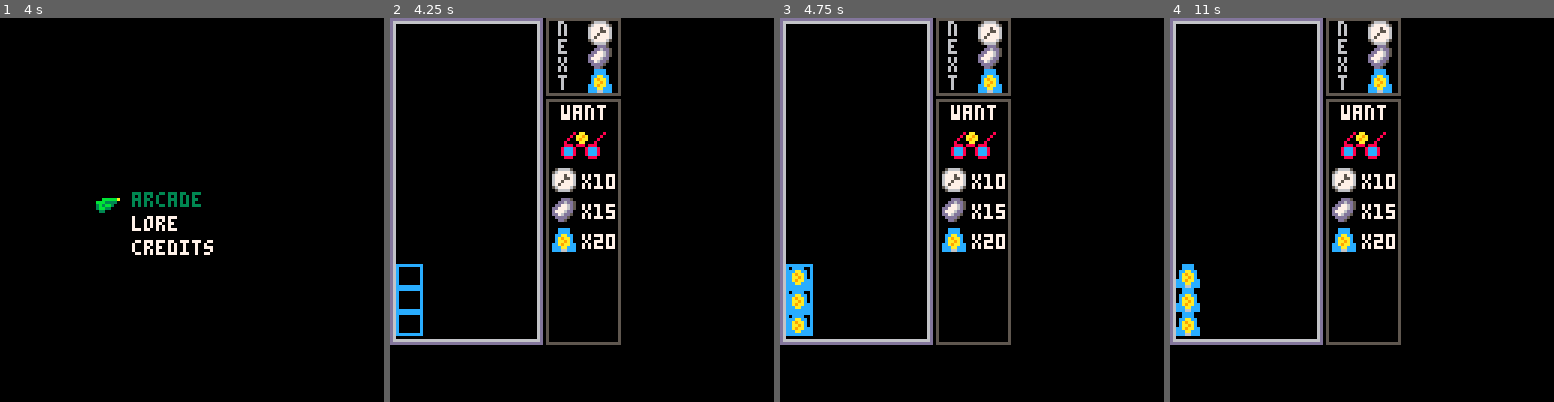
Above: before the commit, frames 1-4 (left to right).
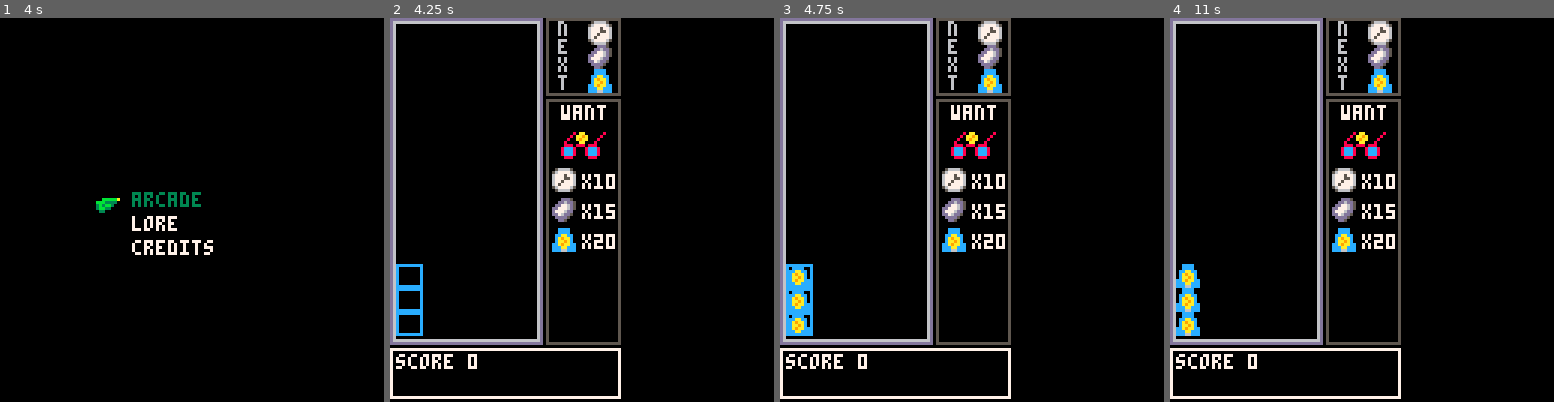
Above: after the commit, the same moments.

Repository: brunopinheiro/pico8_carts
Game: PICO-8 cartridge tagw.p8
Same seed, same stepped clock (60 frames per second), same inputs: the game is played once before the commit and once after it.
Inputs:
- Up to frame 1 (4 s): tap X (X key) at 0.33, 1.07, 1.85, 2.97 s; tap O (Z key) at 0.7, 1.7, 2.1, 2.5, 2.9, 3.3, 3.7 s; hold Right 1.6-2.1 s; hold Up 2.15-2.42 s; hold Right 2.47-3.03 s; hold Left 3.08-3.58 s; hold Down 3.63-3.97 s
- Up to frame 2 (4.25 s): hold Right from 4.02 s (still down); tap X (X key) at 4.08 s; tap O (Z key) at 4.1 s
- Up to frame 3 (4.75 s): tap O (Z key) at 4.5 s; release Right at 4.68 s; hold Up from 4.73 s (still down)
- Up to frame 4 (11 s): tap O (Z key) every 0.4 s from 4.9 to 10.9 s; release Up at 5.03 s; hold Left 5.08-5.68 s; tap X (X key) every 1.12 s from 5.2 to 10.78 s; hold Down 5.73-6.03 s; hold Right 6.08-6.58 s; hold Right 6.63-7.13 s; hold Up 7.18-7.45 s; hold Right 7.5-8.07 s; hold Left 8.12-8.62 s; hold Down 8.67-9 s; hold Right 9.05-9.72 s; hold Up 9.77-10.07 s; hold Left 10.12-10.72 s; hold Down from 10.77 s (still down)

Frame 1 is identical in both runs. In frame 2, 1.5% of the frame differs, in the area x 0-61%, y 85-100%; in frame 3, 1.5%; in frame 4, 1.5%.

Commit message:
[tagw] add scoreboard

Diff:
--- a/tagw.p8
+++ b/tagw.p8
@@ -723,6 +723,7 @@
 		if item and item.can_assemble(stored_comps) then
 			item:disappear(function(i) del(assembling_items, i) end)
 			add(assembling_items, item)
+			nc:notify('new_order')
 			order()
 		end
 	end
@@ -920,11 +921,71 @@
 
 		draw=function(self)
 			if count > 1 then
-				print('combo: '..count, 2, 112, blink and 10 or 8)
+				print('combo: '..count, 2, 120, blink and 10 or 8)
 			end
 		end,
 
 		update=function(self)
+			animator:update()
+		end
+	}
+end
+
+function new_scoreboard()
+	local animator = new_animator()
+	local multiplier, score, acc_score = 0, 0, 0
+	local acc_visible, visual_score, visual_acc_score = false, 0, ''
+
+	function increase_multiplier()
+		multiplier = multiplier + 1
+		update_visual_acc_score()
+	end
+
+	function update_visual_acc_score()
+		if acc_score == 0 then return end
+		acc_visible = true
+		visual_acc_score = '+'..(acc_score * multiplier)
+	end
+
+	function accumulate(value)
+		acc_score = acc_score + value
+		update_visual_acc_score()
+	end
+
+	function count_score()
+		visual_score = score
+		score = score + acc_score * multiplier
+		multiplier = 0
+		acc_score = 0
+
+		delayed(animator, 'score_feedback', {
+			duration=2,
+			callback=function()
+				acc_visible = false
+				visual_acc_score = ''
+				visual_score = score
+			end
+		})
+	end
+
+	return {
+		init=function()
+			nc:listen('comps_unwrapped', increase_multiplier)
+			nc:listen('component_unwrapped', function() accumulate(1) end)
+			nc:listen('new_order', function() accumulate(100) end)
+			nc:listen('request_triple', count_score)
+		end,
+
+		draw=function()
+			rect(0, 110, 76, 126, 7)
+			local score_text = 'score '..visual_score
+			print(score_text, 2, 112, 7)
+			if acc_visible then
+				print(visual_acc_score, 4 + #score_text*4, 112, 3)
+			end
+		end,
+
+		update=function()
 			animator:update()
 		end
 	}
@@ -1048,7 +1109,7 @@
 end
 
 function new_arcade_screen()
-	local machine, factory, customer = new_machine(), new_factory(), new_arcade_customer()
+	local machine, customer = new_machine(), new_arcade_customer()
 
 	function retry()
 		g_scene_manager:open(g_levels[id]())
@@ -1061,9 +1122,10 @@
 
   local game_objects = {
     machine,
-    factory,
+    new_factory(),
     customer,
     new_combo_counter(),
+		new_scoreboard(),
     new_machine_door(function() gameover_menu:open() end),
     gameover_menu
   }
